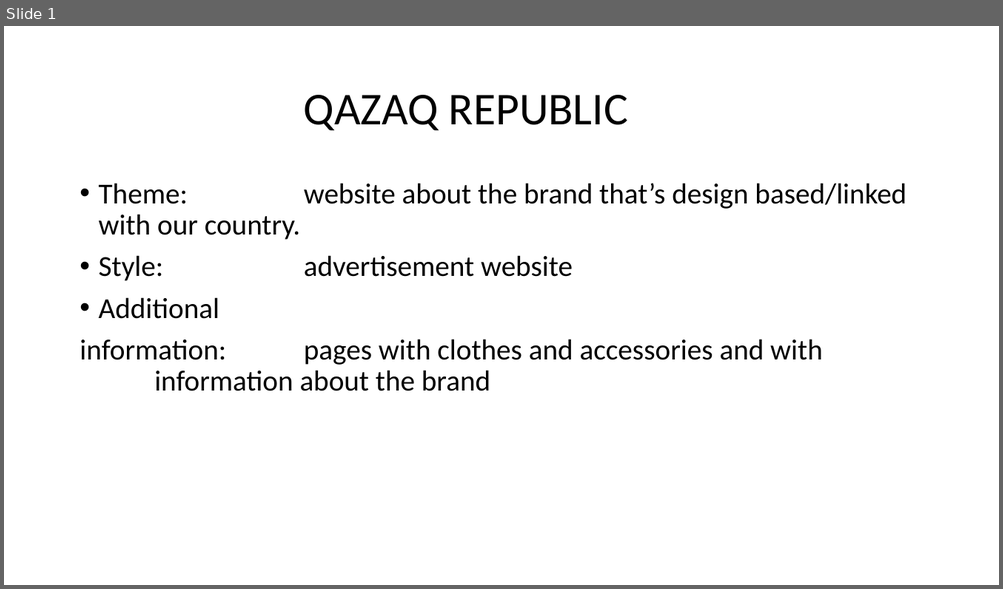
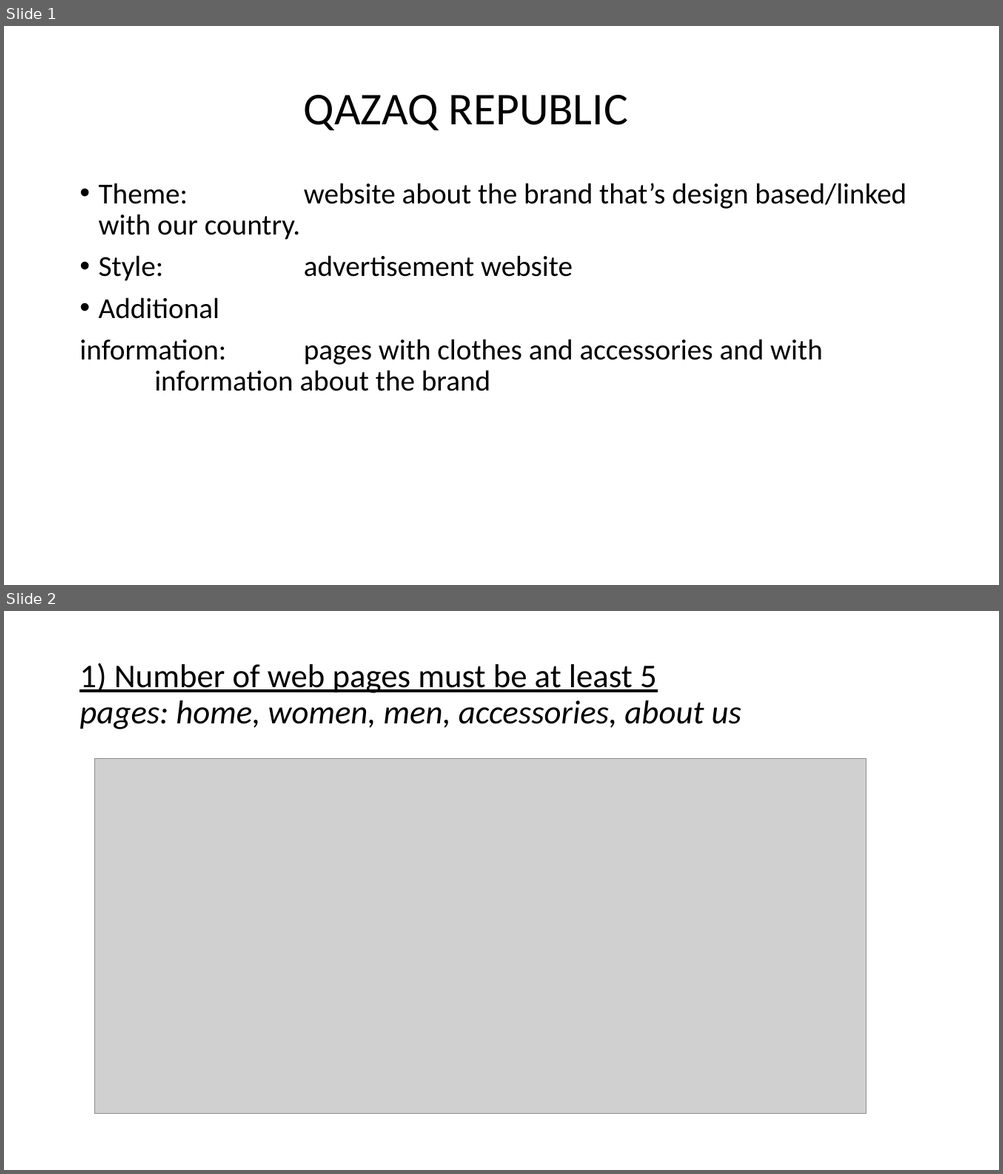
Before and after one commit to tanbayevagulnara/project-2, a slide deck: project2.pptx. Shown one above the other, each under a label of ours: slide 1 before the commit, slides 1 and 2 after it. The pictures are 1003x589 and 1003x1174 pixels, drawn with LibreOffice and Linux fonts; fonts in the diff are those of the drawing; grey boxes stand for pictures. Boxes give left, top, right and bottom in pixels: in the first picture for what was removed or moved away, otherwise in the second. Text is boxed around its words. In the diff, an @@ line names an element or a change of style, - is before the commit and + after.

```diff
--- a/project2.pptx
+++ b/project2.pptx
@@ slide 2 added at (4,611,999,1170), background #FFFFFF @@
@@ title added at (79,663,741,729), 32 pt, text #000000, italic @@
+1) Number of web pages must be at least 5
+pages: home, women, men, accessories, about us
@@ picture added at (95,759,866,1114) @@
```
Also in this commit, not shown: 25 other slides added, 2 slides removed, 4 other files.
